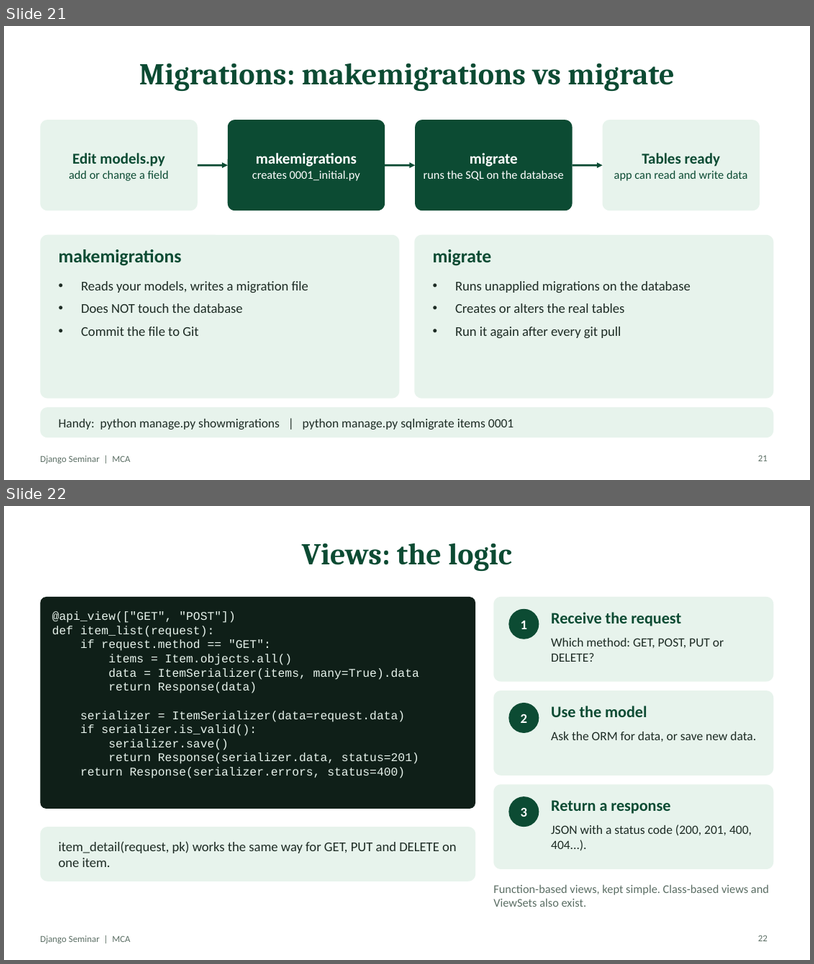
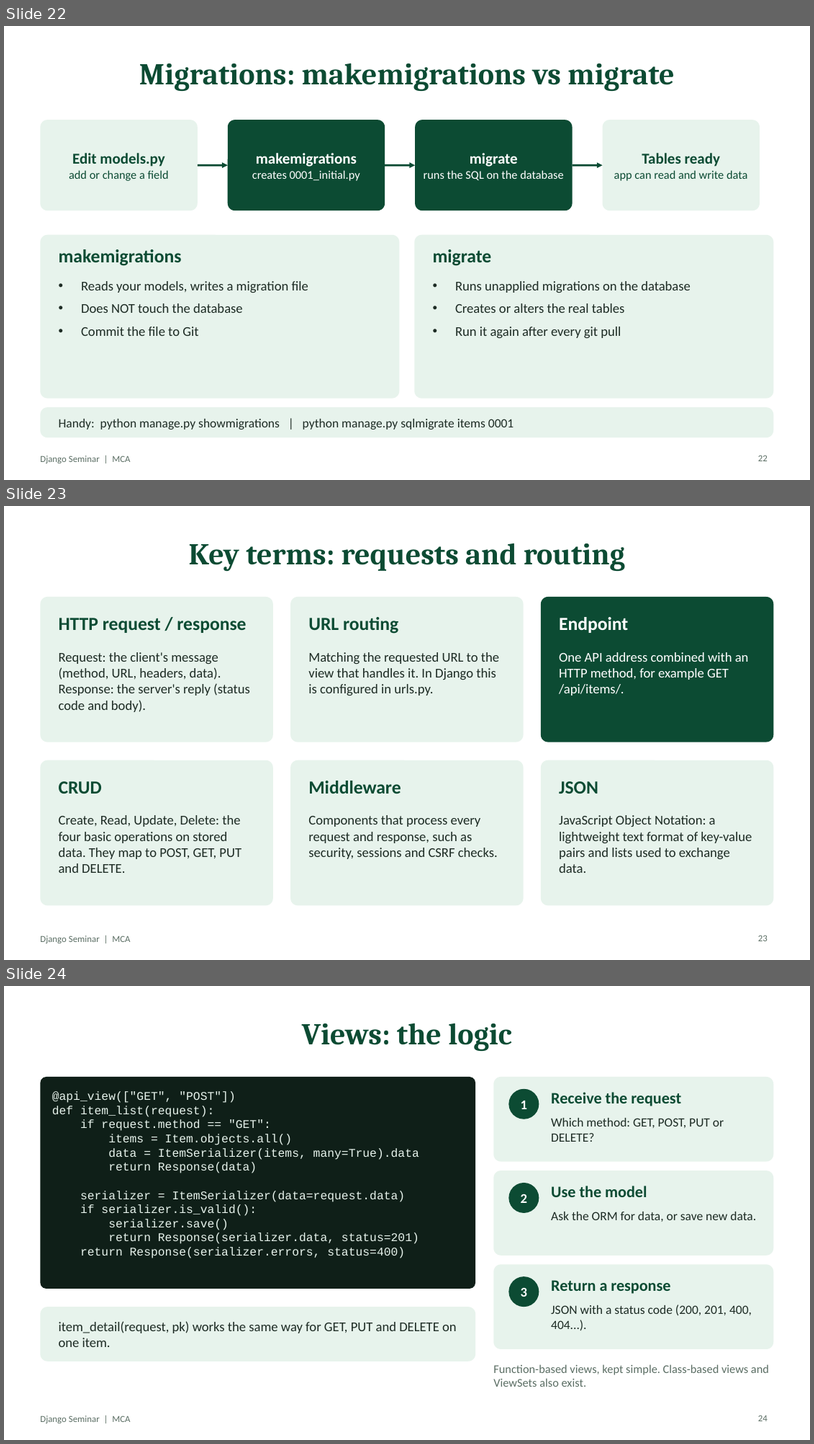
Before and after one commit to MrNihalT/mca, a slide deck: django-seminar/slides/Django-Seminar.pptx. Shown one above the other, each under a label of ours: slides 21 and 22 before the commit, slides 22, 23 and 24 after it. The pictures are 814x964 and 814x1444 pixels, drawn with LibreOffice and Linux fonts; fonts in the diff are those of the drawing. Boxes give left, top, right and bottom in pixels: in the first picture for what was removed or moved away, otherwise in the second. Text is boxed around its words. In the diff, an @@ line names an element or a change of style, - is before the commit and + after.

Commit message:
fix ppt

```diff
--- a/django-seminar/slides/Django-Seminar.pptx
+++ b/django-seminar/slides/Django-Seminar.pptx
@@ slide 23 added at <box>4,506,810,960</box>, background #FFFFFF; not listed: 1 template element that a slide beside it also shows @@
@@ title added at <box>189,543,625,572</box>, 36 pt, text #0C4B33, bold @@
+Key terms: requests and routing
@@ rounded rectangle added at <box>40,597,273,742</box>, fill #E7F3EC @@
@@ rounded rectangle added at <box>291,597,524,742</box>, fill #E7F3EC @@
@@ rounded rectangle added at <box>541,597,774,742</box>, fill #0C4B33 @@
@@ text added at <box>59,618,246,633</box>, 22 pt, text #0C4B33, bold @@
+HTTP request / response
@@ text added at <box>309,617,399,633</box>, 22 pt, text #0C4B33, bold @@
+URL routing
@@ text added at <box>559,617,628,633</box>, 22 pt, text #FFFFFF, bold @@
+Endpoint
@@ text added at <box>59,652,250,712</box>, 16 pt, text #1D2B24 @@
+Request: the client's message (method, URL, headers, data). Response: the server's reply (status code and body).
@@ text added at <box>309,652,499,695</box>, 16 pt, text #1D2B24 @@
+Matching the requested URL to the view that handles it. In Django this is configured in urls.py.
@@ text added at <box>559,652,749,695</box>, 16 pt, text #FFFFFF @@
+One API address combined with an HTTP method, for example GET /api/items/.
@@ rounded rectangle added at <box>40,760,273,906</box>, fill #E7F3EC @@
@@ rounded rectangle added at <box>291,760,524,906</box>, fill #E7F3EC @@
@@ rounded rectangle added at <box>541,760,774,906</box>, fill #E7F3EC @@
@@ text added at <box>59,781,102,793</box>, 22 pt, text #0C4B33, bold @@
+CRUD
@@ text added at <box>309,780,401,793</box>, 22 pt, text #0C4B33, bold @@
+Middleware
@@ text added at <box>559,781,599,793</box>, 22 pt, text #0C4B33, bold @@
+JSON
@@ text added at <box>59,815,242,872</box>, 16 pt, text #1D2B24 @@
+Create, Read, Update, Delete: the four basic operations on stored data. They map to POST, GET, PUT and DELETE.
@@ text added at <box>309,815,498,859</box>, 16 pt, text #1D2B24 @@
+Components that process every request and response, such as security, sessions and CSRF checks.
@@ text added at <box>559,815,752,872</box>, 16 pt, text #1D2B24 @@
+JavaScript Object Notation: a lightweight text format of key-value pairs and lists used to exchange data.
@@ page number added at <box>759,934,768,941</box>, 11 pt, text #5B6E64 @@
+23
@@ what was slide 21 is now slide 22 @@
@@ page number at <box>759,454,768,461</box>: text changed @@
-21
+22
@@ what was slide 22 is now slide 24 @@
@@ page number at <box>759,1414,768,1421</box>: text changed @@
-22
+24
```
Also in this commit, not shown: 4 other slides added, 2 other files.
